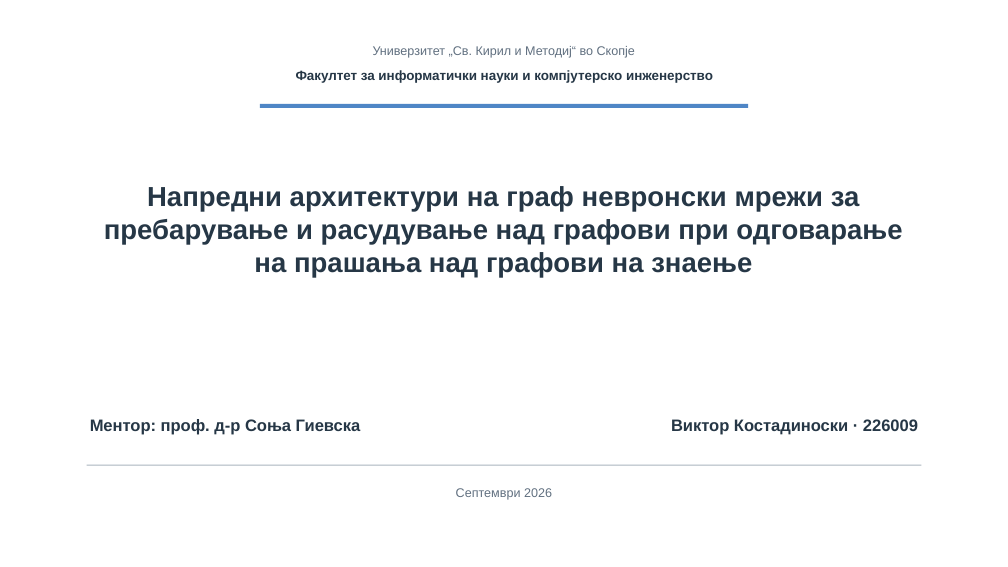
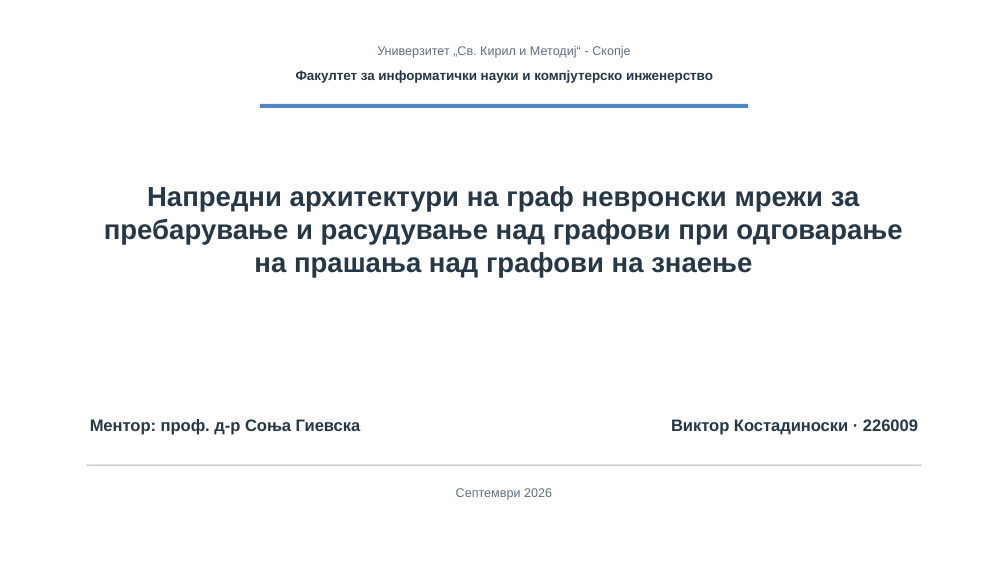
Before and after one commit to Itonkdong/graphragx, a slide deck: slide 1 of metadata/presentation/thesis_defense_presentation.pptx. Drawn at 1008x567 pixels with LibreOffice and Linux fonts; fonts in the diff are those of the drawing. Boxes give left, top, right and bottom in pixels: in the first picture for what was removed or moved away, otherwise in the second. Text is boxed around its words. In the diff, an @@ line names an element or a change of style, - is before the commit and + after.

```diff
--- a/metadata/presentation/thesis_defense_presentation.pptx
+++ b/metadata/presentation/thesis_defense_presentation.pptx
@@ text at [377, 46, 630, 58]: text changed @@
-Универзитет „Св. Кирил и Методиј“ во Скопје
+Универзитет „Св. Кирил и Методиј“ - Скопје
```
Also in this commit, not shown: 10 other slides changed.
